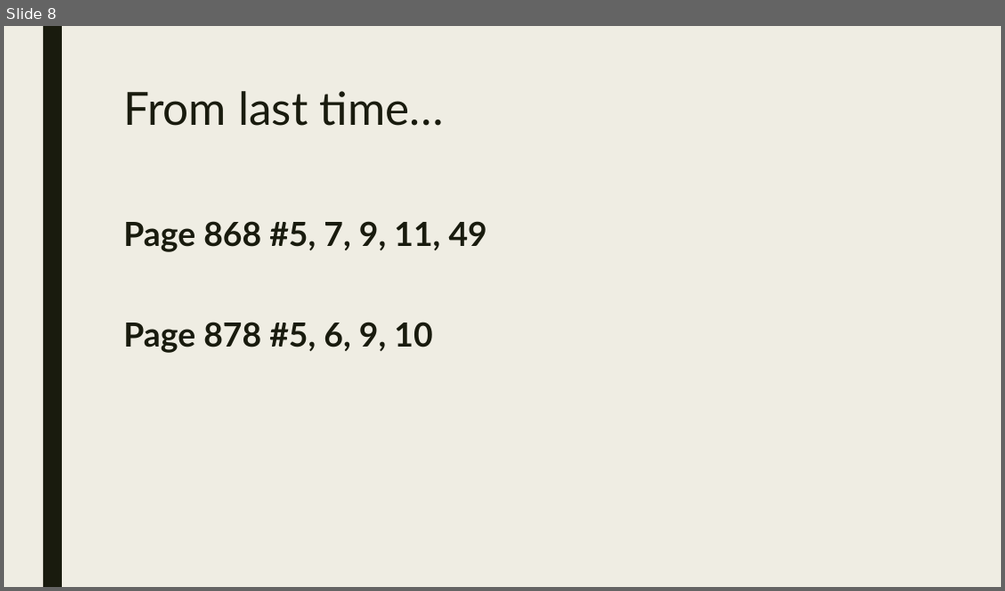
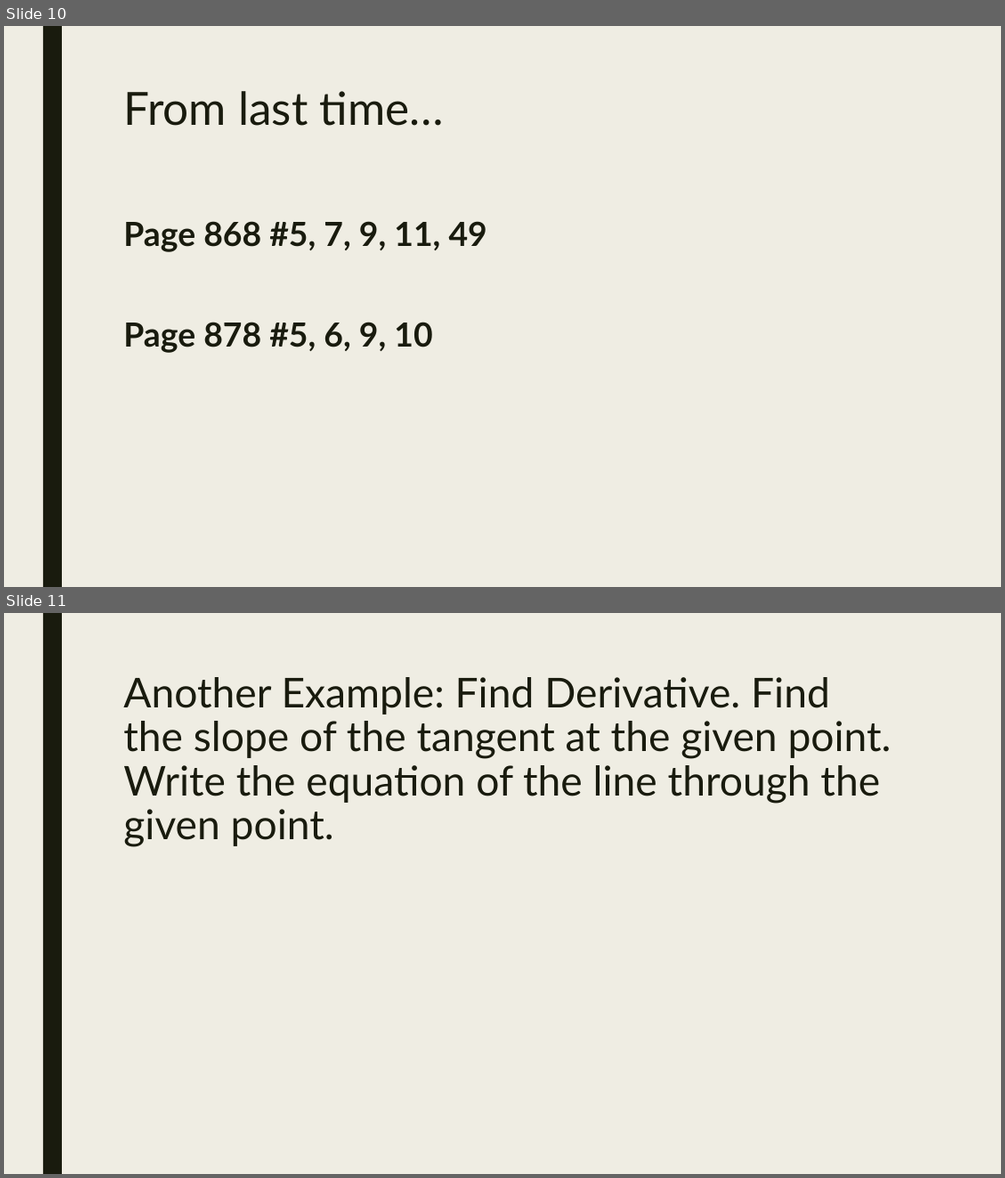
Before and after one commit to codecuddy/pre_calc, a slide deck: _PowerPoints/2nd Semester/Unit 11 Calc Preview/PreCalc_Day_073 12.3 Tangent Line (Day 2).pptx. Shown one above the other, each under a label of ours: slide 8 before the commit, slides 10 and 11 after it. The pictures are 1005x591 and 1005x1178 pixels, drawn with LibreOffice and Linux fonts; fonts in the diff are those of the drawing; grey boxes stand for pictures. Boxes give left, top, right and bottom in pixels: in the first picture for what was removed or moved away, otherwise in the second. Text is boxed around its words. In the diff, an @@ line names an element or a change of style, - is before the commit and + after.

```diff
--- a/_PowerPoints/2nd Semester/Unit 11 Calc Preview/PreCalc_Day_073 12.3 Tangent Line (Day 2).pptx
+++ b/_PowerPoints/2nd Semester/Unit 11 Calc Preview/PreCalc_Day_073 12.3 Tangent Line (Day 2).pptx
@@ slide 11 added at (x1=4, y1=613, x2=1001, y2=1174), background #EFEDE3; not listed: 1 template element that a slide beside it also shows @@
@@ title added at (x1=123, y1=677, x2=891, y2=803), 39.6 pt, text #191B0E @@
+Another Example: Find Derivative. Find the slope of the tangent at the given point. Write the equation of the line through the given point.
@@ what was slide 8 is now slide 10 @@
```
Also in this commit, not shown: 3 slides changed, 6 other files.
